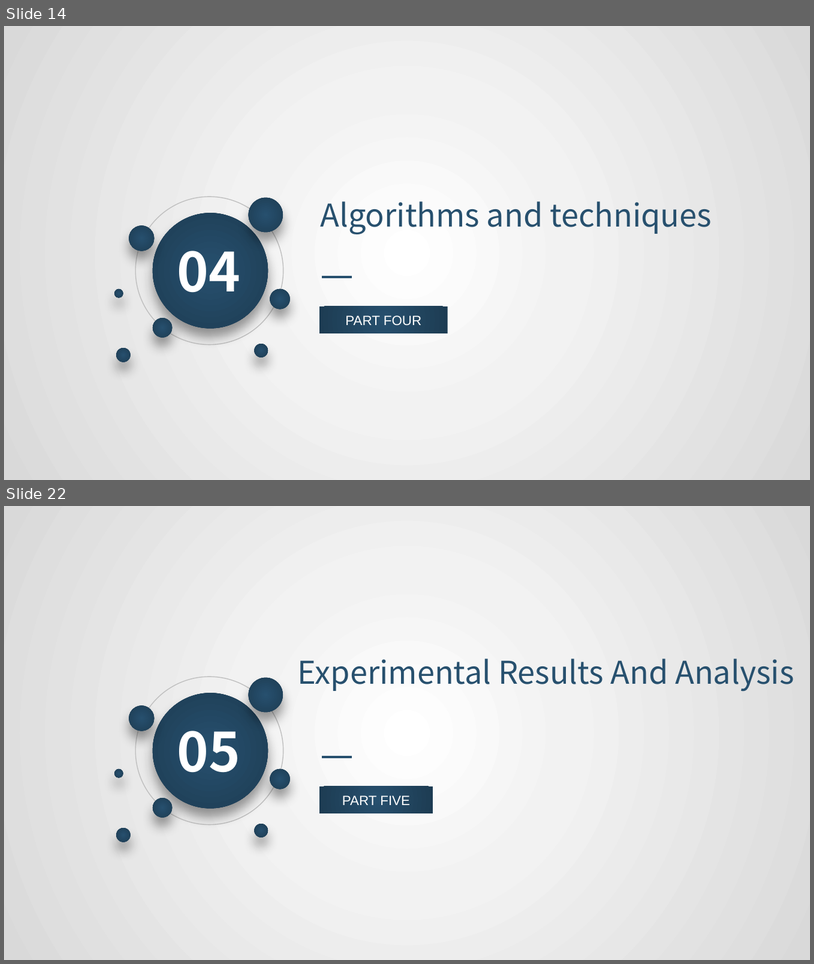
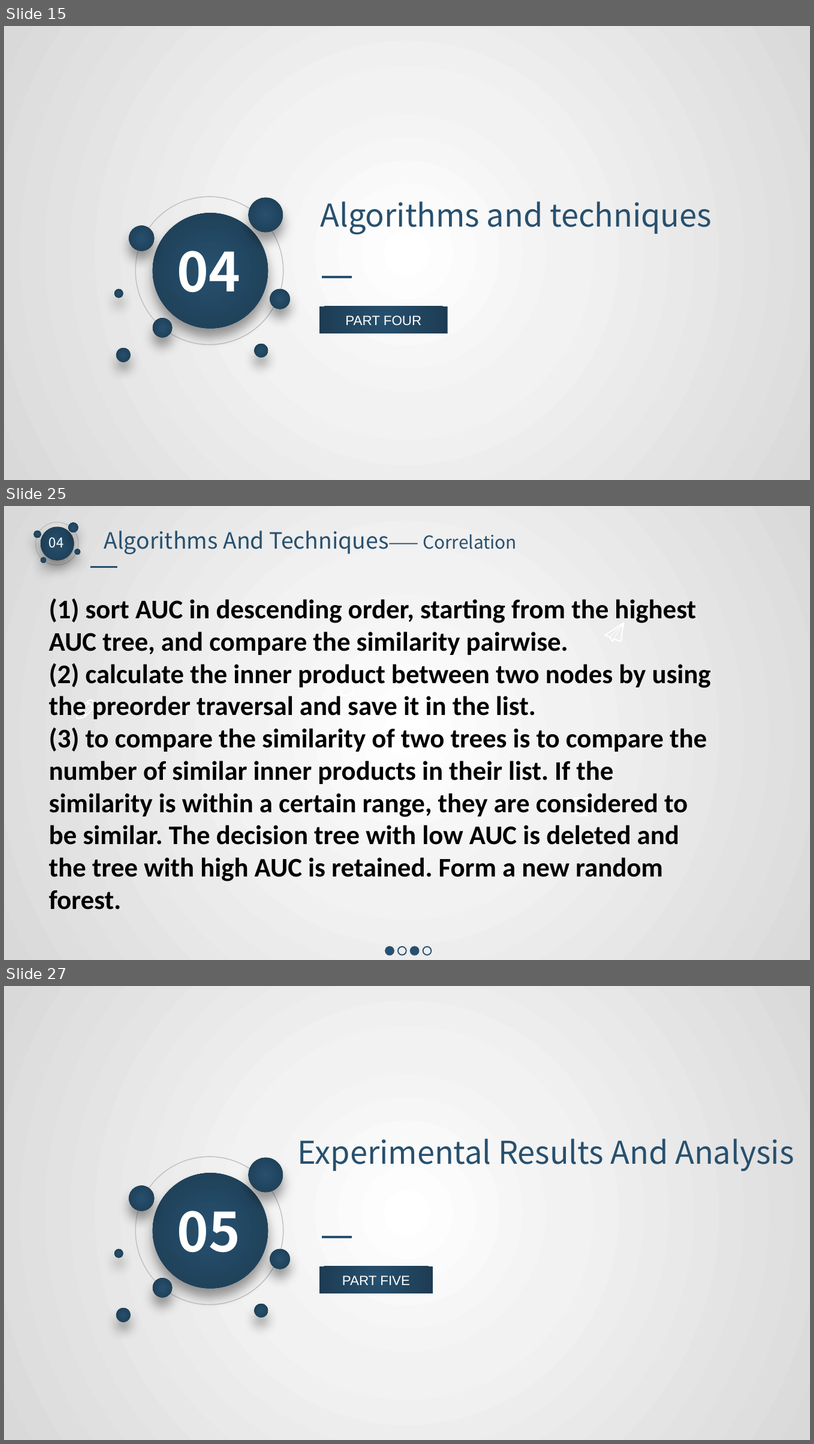
Before and after one commit to 545593069/RandomForest, a slide deck: group_11.pptx. Shown one above the other, each under a label of ours: slides 14 and 22 before the commit, slides 15, 25 and 27 after it; the slides between them are not shown. The pictures are 814x964 and 814x1444 pixels, drawn with LibreOffice and Linux fonts; fonts in the diff are those of the drawing. Boxes give left, top, right and bottom in pixels: in the first picture for what was removed or moved away, otherwise in the second. Text is boxed around its words. In the diff, an @@ line names an element or a change of style, - is before the commit and + after.

```diff
--- a/group_11.pptx
+++ b/group_11.pptx
@@ slide 25 added at <box>4,506,810,960</box>, background gradient #FFFFFF to #F2F2F2 to #D9D9D9 @@
@@ text added at <box>49,537,64,548</box>, 12 pt, text #FFFFFF @@
+04
@@ text added at <box>104,531,517,555</box>, 20 pt, text #27506E @@
+Algorithms And Techniques—— Correlation
@@ group added at <box>34,522,80,565</box>: 6 ellipses @@
@@ line added from (90, 567) to (118, 567), #27506E 1.5 pt @@
@@ text added at <box>49,598,711,909</box>, 24 pt, text #000000, bold @@
+(1) sort AUC in descending order, starting from the highest AUC tree, and compare the similarity pairwise.
+(2) calculate the inner product between two nodes by using the preorder traversal and save it in the list.
+(3) to compare the similarity of two trees is to compare the number of similar inner products in their list. If the similarity is within a certain range, they are considered to be similar. The decision tree with low AUC is deleted and the tree with high AUC is retained. Form a new random forest.
@@ freeform shape added at <box>605,622,625,642</box>, fill #FFFFFF @@
@@ freeform shape added at <box>334,681,354,701</box>, fill #FFFFFF @@
@@ freeform shape added at <box>342,684,347,689</box>, fill #FFFFFF @@
@@ freeform shape added at <box>76,700,96,720</box>, fill #FFFFFF @@
@@ freeform shape added at <box>573,797,593,816</box>, fill #FFFFFF @@
@@ freeform shape added at <box>576,799,591,809</box>, fill #FFFFFF @@
@@ group added at <box>386,946,431,954</box>: 4 ellipses @@
@@ what was slide 14 is now slide 15 @@
@@ what was slide 22 is now slide 27 @@
```
Also in this commit, not shown: 11 slides changed, 5 other slides added, 4 other files.
